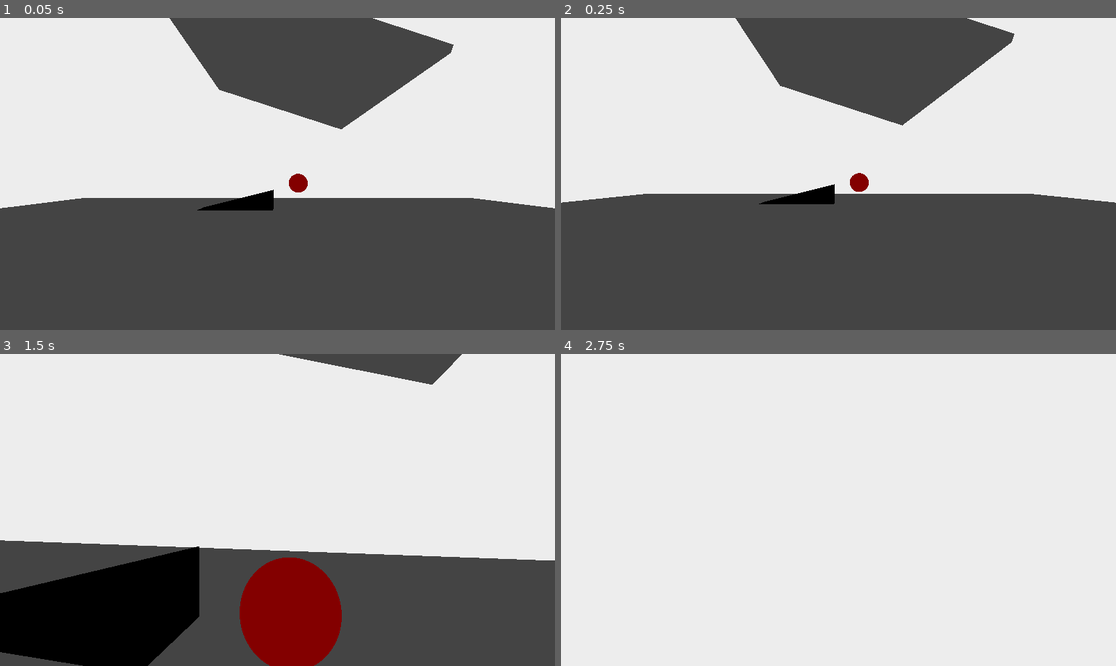
Above: before the commit, frames 1-4 (two rows, left to right).
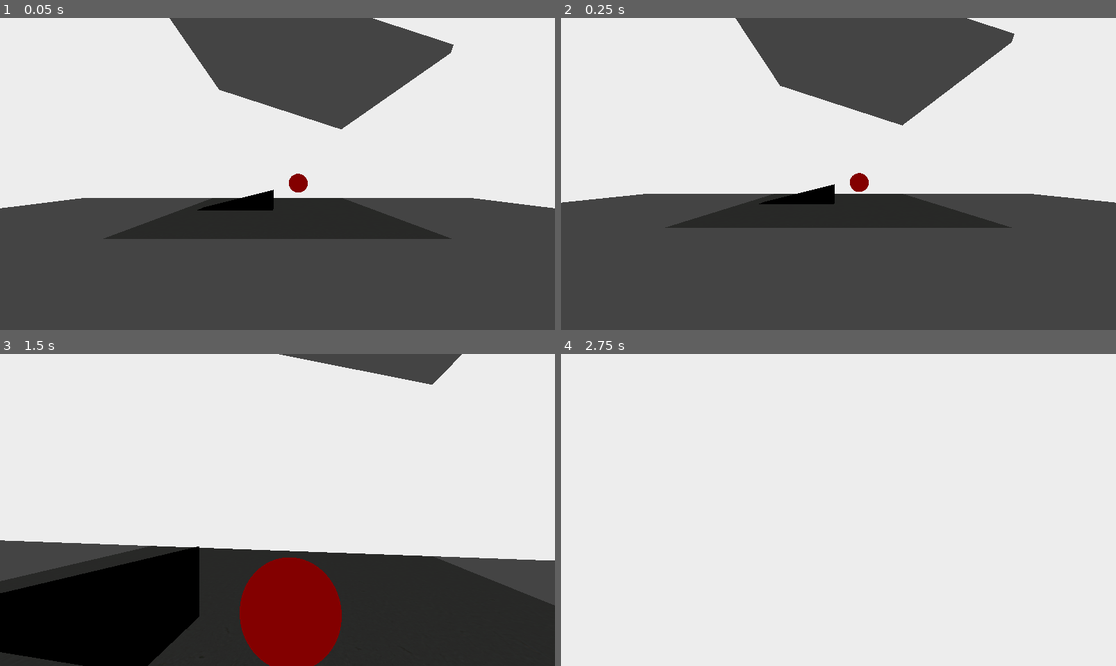
Above: after the commit, the same moments.

Repository: mynameisgump/GodotCleanupDetail
Game: Godot game, scene res://scenes/main.tscn
The game is run twice, just before and just after one commit, with the same random seed, the same clock (stepped at 60 frames per second) and the same inputs.
Inputs (mouse positions are in pixels of both pictures, inside the frame that each line leads up to):
- Up to frame 1 (0.05 s): no input
- Up to frame 2 (0.25 s): no input
- Up to frame 3 (1.5 s): move the mouse to (305, 510) at 0.52 s; hold W (move_forward) from 0.53 s (still down); click (305, 510) at 0.6 s; move the mouse to (249, 510) at 1.27 s; click (249, 510) at 1.35 s
- Up to frame 4 (2.75 s): keep holding W (move_forward); move the mouse to (849, 503) at 2.02 s; click (849, 503) at 2.1 s

The runs differ from the first frame. In frame 1, 5.3% of the frame differs, in the area x 18-82%, y 57-71%; in frame 2, 4.3%; in frame 3, 18%, in the area x 0-100%, y 61-100%; in frame 4, nothing differs.

Commit message:
New method for blood, will let me choose num overlapping

Diff:
--- a/scenes/blood.tscn
+++ b/scenes/blood.tscn
@@ -1,36 +1,25 @@
-[gd_scene load_steps=6 format=3 uid="uid://qh61lfxl7oi7"]
+[gd_scene load_steps=4 format=3 uid="uid://qh61lfxl7oi7"]
 
 [ext_resource type="Script" path="res://scripts/blood.gd" id="1_fvi14"]
 [ext_resource type="Texture2D" uid="uid://bg7ubfssdu232" path="res://textures/BloodSplat.png" id="2_igdjf"]
 
 [sub_resource type="BoxShape3D" id="BoxShape3D_ojjps"]
-size = Vector3(1, 0.311831, 1)
+size = Vector3(1, 0.5, 1)
 
-[sub_resource type="StandardMaterial3D" id="StandardMaterial3D_q4fvt"]
-resource_local_to_scene = true
-albedo_color = Color(1, 0, 0, 1)
-
-[sub_resource type="QuadMesh" id="QuadMesh_xm7ko"]
-resource_local_to_scene = true
-material = SubResource("StandardMaterial3D_q4fvt")
-
-[node name="Blood" type="Area3D"]
+[node name="Blood" type="Area3D" groups=["Blood"]]
 transform = Transform3D(-1, -2.62268e-07, 1.50996e-07, -2.62268e-07, 1, 3.49691e-07, -1.50996e-07, 3.49691e-07, -1, 0, 0, 0)
 collision_layer = 8
-collision_mask = 2
+collision_mask = 6
 script = ExtResource("1_fvi14")
 
 [node name="Decal" type="Decal" parent="."]
 transform = Transform3D(1, 4.0415e-15, 0, 4.0415e-15, 1, 0, 0, 0, 1, 0, 0, 0)
-size = Vector3(1, 0.311831, 1)
+size = Vector3(1.5, 2, 1.5)
 texture_albedo = ExtResource("2_igdjf")
 
 [node name="CollisionShape3D" type="CollisionShape3D" parent="."]
+transform = Transform3D(1, 4.04145e-15, 0, 4.04148e-15, 1, 0, 0, 0, 1, 2.08165e-12, 0.25, 2.08165e-12)
 shape = SubResource("BoxShape3D_ojjps")
 
-[node name="Blood" type="MeshInstance3D" parent="."]
-transform = Transform3D(1, -6.97574e-16, 0, 0, -4.37114e-08, 1, -6.97574e-16, -1, -4.37114e-08, 2.08163e-12, 0.001, 2.08165e-12)
-visible = false
-mesh = SubResource("QuadMesh_xm7ko")
-
 [connection signal="body_entered" from="." to="." method="_on_body_entered"]
+[connection signal="body_exited" from="." to="." method="_on_body_exited"]
--- /dev/null
+++ b/scenes/concrete_tile.tscn
@@ -0,0 +1,30 @@
+[gd_scene load_steps=7 format=3 uid="uid://bx4vhshg57a1j"]
+
+[ext_resource type="Texture2D" uid="uid://clvx5yric5b6s" path="res://textures/ConcreteWorn/concrete_floor_worn_001_diff_2k.jpg" id="1_8lhuf"]
+[ext_resource type="Texture2D" uid="uid://bo52wf65e0eej" path="res://textures/ConcreteWorn/concrete_floor_worn_001_nor_gl_2k.jpg" id="2_y5dat"]
+[ext_resource type="Texture2D" uid="uid://boo1ytpey7jew" path="res://textures/ConcreteWorn/concrete_floor_worn_001_rough_2k.jpg" id="3_mxrck"]
+
+[sub_resource type="StandardMaterial3D" id="StandardMaterial3D_xmyoy"]
+albedo_texture = ExtResource("1_8lhuf")
+roughness_texture = ExtResource("3_mxrck")
+roughness_texture_channel = 3
+normal_enabled = true
+normal_texture = ExtResource("2_y5dat")
+uv1_scale = Vector3(0.5, 0.5, 0.5)
+uv1_triplanar = true
+
+[sub_resource type="BoxMesh" id="BoxMesh_4ewis"]
+material = SubResource("StandardMaterial3D_xmyoy")
+size = Vector3(10, 0.25, 10)
+
+[sub_resource type="ConcavePolygonShape3D" id="ConcavePolygonShape3D_rwtv5"]
+data = PackedVector3Array(-5, 0.125, 5, 5, 0.125, 5, -5, -0.125, 5, 5, 0.125, 5, 5, -0.125, 5, -5, -0.125, 5, 5, 0.125, -5, -5, 0.125, -5, 5, -0.125, -5, -5, 0.125, -5, -5, -0.125, -5, 5, -0.125, -5, 5, 0.125, 5, 5, 0.125, -5, 5, -0.125, 5, 5, 0.125, -5, 5, -0.125, -5, 5, -0.125, 5, -5, 0.125, -5, -5, 0.125, 5, -5, -0.125, -5, -5, 0.125, 5, -5, -0.125, 5, -5, -0.125, -5, 5, 0.125, 5, -5, 0.125, 5, 5, 0.125, -5, -5, 0.125, 5, -5, 0.125, -5, 5, 0.125, -5, -5, -0.125, 5, 5, -0.125, 5, -5, -0.125, -5, 5, -0.125, 5, 5, -0.125, -5, -5, -0.125, -5)
+
+[node name="ConcreteTile" type="MeshInstance3D"]
+mesh = SubResource("BoxMesh_4ewis")
+skeleton = NodePath("../..")
+
+[node name="StaticBody3D" type="StaticBody3D" parent="."]
+
+[node name="CollisionShape3D" type="CollisionShape3D" parent="StaticBody3D"]
+shape = SubResource("ConcavePolygonShape3D_rwtv5")
--- a/scenes/main.tscn
+++ b/scenes/main.tscn
@@ -1,8 +1,9 @@
-[gd_scene load_steps=10 format=3 uid="uid://qcvn70l3rpml"]
+[gd_scene load_steps=11 format=3 uid="uid://qcvn70l3rpml"]
 
 [ext_resource type="PackedScene" uid="uid://lc8w4820q8sp" path="res://scenes/player.tscn" id="1_1s5nh"]
 [ext_resource type="Script" path="res://scenes/main.gd" id="1_5qlw8"]
 [ext_resource type="PackedScene" uid="uid://duckbxcxf53ju" path="res://scenes/meat_sphere.tscn" id="1_c11of"]
+[ext_resource type="PackedScene" uid="uid://bx4vhshg57a1j" path="res://scenes/concrete_tile.tscn" id="2_ofuvt"]
 
 [sub_resource type="BoxMesh" id="BoxMesh_4ewis"]
 size = Vector3(10, 0.25, 10)
@@ -17,6 +18,9 @@
 material = SubResource("StandardMaterial3D_03e83")
 left_to_right = 1.0
 size = Vector3(4, 1, 1)
+subdivide_width = 10
+subdivide_height = 10
+subdivide_depth = 10
 
 [sub_resource type="ConcavePolygonShape3D" id="ConcavePolygonShape3D_btfk1"]
 data = PackedVector3Array(2, 0.5, 0.5, 2, -0.5, 0.5, -2, -0.5, 0.5, 2, 0.5, -0.5, -2, -0.5, -0.5, 2, -0.5, -0.5, 2, 0.5 …(254 unchanged characters)…
@@ -31,14 +35,7 @@
 
 [node name="Testing" type="Node3D" parent="Map"]
 
-[node name="BeginnerFloor" type="MeshInstance3D" parent="Map/Testing"]
-mesh = SubResource("BoxMesh_4ewis")
-skeleton = NodePath("../..")
-
-[node name="StaticBody3D" type="StaticBody3D" parent="Map/Testing/BeginnerFloor"]
-
-[node name="CollisionShape3D" type="CollisionShape3D" parent="Map/Testing/BeginnerFloor/StaticBody3D"]
-shape = SubResource("ConcavePolygonShape3D_rwtv5")
+[node name="ConcreteTile" parent="Map/Testing" instance=ExtResource("2_ofuvt")]
 
 [node name="BeginnerFloor10" type="MeshInstance3D" parent="Map/Testing"]
 transform = Transform3D(0.951094, 0.308901, 0, -0.308901, 0.951094, 0, 0, 0, 1, 0.249005, 7.1109, 0)
--- a/scenes/meat_sphere.tscn
+++ b/scenes/meat_sphere.tscn
@@ -29,4 +29,3 @@
 one_shot = true
 
 [connection signal="body_entered" from="." to="." method="_on_body_entered"]
-[connection signal="body_shape_entered" from="." to="." method="_on_body_shape_entered"]
--- a/scenes/player.tscn
+++ b/scenes/player.tscn
@@ -1,10 +1,7 @@
-[gd_scene load_steps=5 format=3 uid="uid://lc8w4820q8sp"]
+[gd_scene load_steps=4 format=3 uid="uid://lc8w4820q8sp"]
 
 [ext_resource type="Script" path="res://scripts/player.gd" id="1_aij6c"]
 [ext_resource type="Script" path="res://scripts/player_body.gd" id="2_fj7rr"]
-
-[sub_resource type="CapsuleShape3D" id="CapsuleShape3D_o1ge3"]
-height = 3.14446
 
 [sub_resource type="CapsuleShape3D" id="CapsuleShape3D_82iff"]
 
@@ -21,15 +18,6 @@
 
 [node name="Camera3D" type="Camera3D" parent="PlayerBody/PlayerHead"]
 
-[node name="Grab" type="Area3D" parent="PlayerBody/PlayerHead"]
-transform = Transform3D(1, 0, 0, 0, 1, 0, 0, 0, 1, -2.08165e-12, -1.5, -2.08165e-12)
-collision_layer = 16
-collision_mask = 4
-
-[node name="Pickup" type="CollisionShape3D" parent="PlayerBody/PlayerHead/Grab"]
-transform = Transform3D(1, 0, 0, 0, 0.0625989, -0.998039, 0, 0.998039, 0.0625989, 0, 1.40465, -1.57239)
-shape = SubResource("CapsuleShape3D_o1ge3")
-
 [node name="Grabber" type="RayCast3D" parent="PlayerBody/PlayerHead"]
 target_position = Vector3(2.08165e-12, 2.08165e-12, -5)
 collision_mask = 4
@@ -37,5 +25,3 @@
 [node name="CollisionShape3D" type="CollisionShape3D" parent="."]
 transform = Transform3D(1, 0, 0, 0, 1, 0, 0, 0, 1, 0, 1, 0)
 shape = SubResource("CapsuleShape3D_82iff")
-
-[connection signal="body_entered" from="PlayerBody/PlayerHead/Grab" to="." method="_on_grab_body_entered"]
--- a/scripts/blood.gd
+++ b/scripts/blood.gd
@@ -9,5 +9,13 @@
 
 
 func _on_body_entered(body):
-	queue_free()
-	pass # Replace with function body.
+	if body.is_in_group("Player"):
+		queue_free()
+	if body.is_in_group("Meat"):
+		body.overlapping.append(self);
+
+
+
+func _on_body_exited(body):
+	if body.is_in_group("Meat"):
+		body.overlapping.erase(self);
--- a/scripts/meat_sphere.gd
+++ b/scripts/meat_sphere.gd
@@ -9,13 +9,14 @@
 
 const GRAB_FORCE = 20;
 var linear_vel = null;
+var entered_blood = false;
+var overlapping = []
+
 func _ready():
 	pass
 
 func _process(delta):
-	pass
-
-func _on_body_entered(body: StaticBody3D):
+	print(overlapping.size())
 	pass
 
 func update_velocity(lv):
@@ -26,7 +27,8 @@
 
 	# Blood Stain Code
 	var total_contacts = state.get_contact_count();
-	if total_contacts > 0:
+	print(entered_blood)
+	if total_contacts > 0 and overlapping.size() == 0:
 		var colliding_object = state.get_contact_collider_object(0);
 		if colliding_object.name != "Player" and blood_timer.is_stopped():
 			var pos = state.get_contact_collider_position(0);
@@ -34,11 +36,5 @@
 			spawn_blood.emit(pos,nor);
 			blood_timer.start();
 
-
-func _on_body_shape_entered(body_rid, body, body_shape_index, local_shape_index):
-	pass # Replace with function body.
-
-
-func _on_blood_box_spawn_blood(pos, nor):
-	spawn_blood.emit(pos,nor);
-	pass # Replace with function body.
+func _on_body_entered(body: StaticBody3D):
+	pass
--- a/scripts/player.gd
+++ b/scripts/player.gd
@@ -124,13 +124,7 @@
 
 	move_and_slide()
 
-
 func _physics_process(delta):
 	handle_movement(delta)
 	handle_input(delta)
 	handle_grabber();
-
-
-func _on_grab_body_entered(body):
-	print("Grabby")
-	pass # Replace with function body.
Binary file added: textures/ConcreteWorn/concrete_floor_worn_001_diff_2k.jpg
Not shown, added: textures/ConcreteWorn/concrete_floor_worn_001_diff_2k.jpg.import
Binary file added: textures/ConcreteWorn/concrete_floor_worn_001_nor_gl_2k.jpg
Not shown, added: textures/ConcreteWorn/concrete_floor_worn_001_nor_gl_2k.jpg.import
Binary file added: textures/ConcreteWorn/concrete_floor_worn_001_rough_2k.jpg
Not shown, added: textures/ConcreteWorn/concrete_floor_worn_001_rough_2k.jpg.import
Not shown, added: .DS_Store
